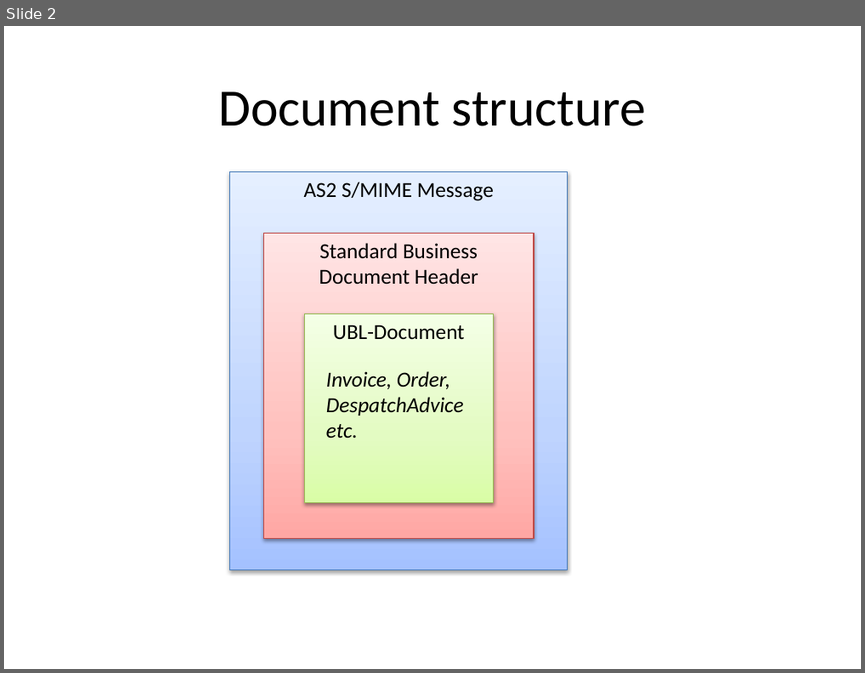
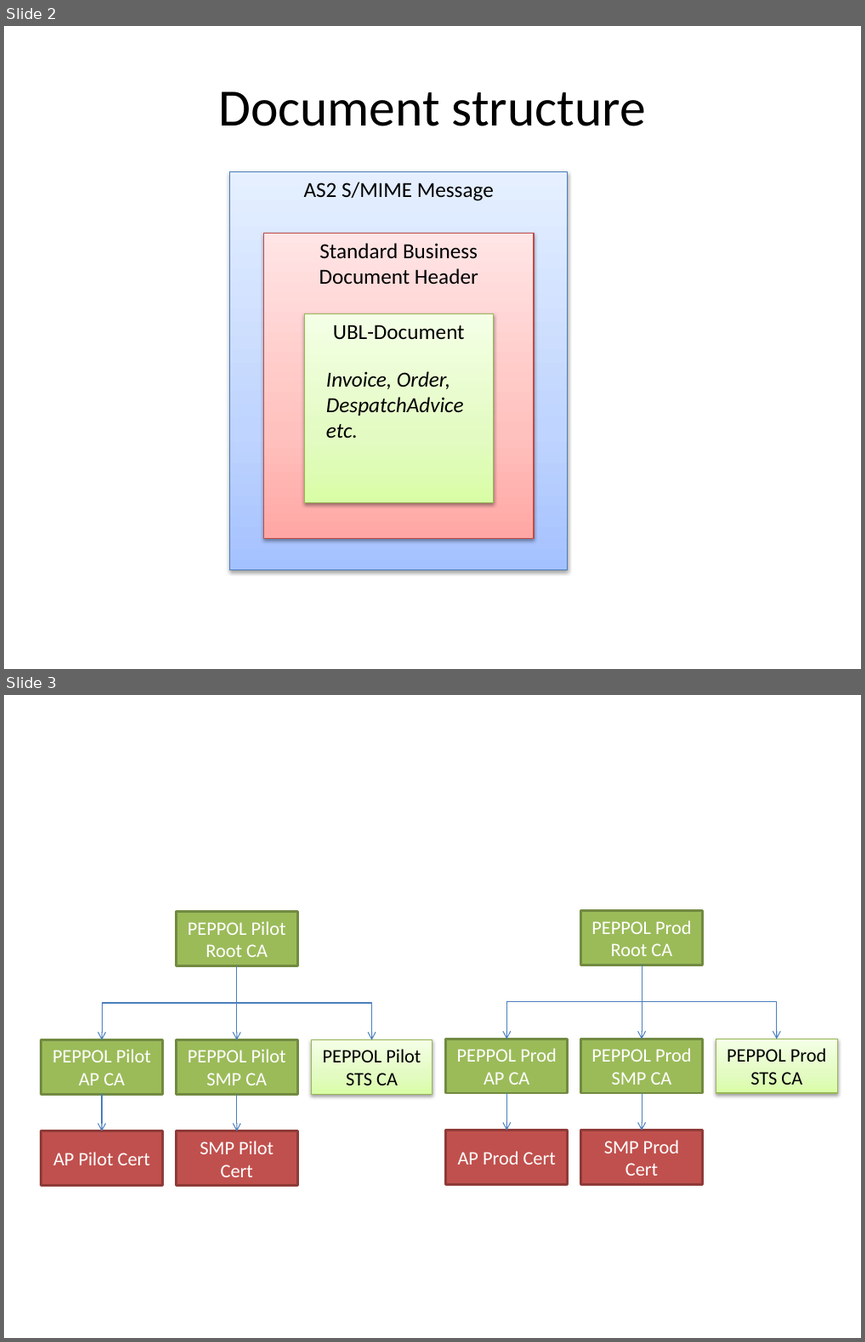
Before and after one commit to phax/peppol-practical, a slide deck: docs/PEPPOL practical.pptx. Shown one above the other, each under a label of ours: slide 2 before the commit, slides 2 and 3 after it. The pictures are 865x673 and 865x1342 pixels, drawn with LibreOffice and Linux fonts; fonts in the diff are those of the drawing. Boxes give left, top, right and bottom in pixels: in the first picture for what was removed or moved away, otherwise in the second. Text is boxed around its words. In the diff, an @@ line names an element or a change of style, - is before the commit and + after.

Commit message:
Started page on PEPPOL PKI

```diff
--- a/docs/PEPPOL practical.pptx
+++ b/docs/PEPPOL practical.pptx
@@ slide 3 added at (4,695,861,1338), background #FFFFFF @@
@@ rectangle added at (177,912,298,966), fill #9BBB59, outline #738A42 2 pt, 16 pt, text #FFFFFF @@
+PEPPOL Pilot Root CA
@@ rectangle added at (580,911,703,965), fill #9BBB59, outline #738A42 2 pt, 16 pt, text #FFFFFF @@
+PEPPOL Prod Root CA
@@ elbow arrow added from (237, 966) to (102, 1039), #4B7EBC 0.75 pt @@
@@ elbow arrow added from (237, 966) to (371, 1039), #4B7EBC 0.75 pt @@
@@ arrow added from (237, 966) to (237, 1039), #4B7EBC 0.75 pt @@
@@ elbow arrow added from (642, 965) to (507, 1038), #4B7EBC 0.75 pt @@
@@ elbow arrow added from (642, 965) to (777, 1038), #4B7EBC 0.75 pt @@
@@ arrow added from (642, 965) to (642, 1038), #4B7EBC 0.75 pt @@
@@ rectangle added at (41,1039,162,1094), fill #9BBB59, outline #738A42 2 pt, 16 pt, text #FFFFFF @@
+PEPPOL Pilot AP CA
@@ rectangle added at (177,1039,298,1094), fill #9BBB59, outline #738A42 2 pt, 16 pt, text #FFFFFF @@
+PEPPOL Pilot SMP CA
@@ rectangle added at (311,1039,432,1094), fill gradient #DAFDA7 to #E4FCC2 to #F5FFE7, outline #98B955 0.75 pt, 16 pt, text #000000 @@
+PEPPOL Pilot STS CA
@@ rectangle added at (446,1038,568,1093), fill #9BBB59, outline #738A42 2 pt, 16 pt, text #FFFFFF @@
+PEPPOL Prod AP CA
@@ rectangle added at (580,1038,703,1093), fill #9BBB59, outline #738A42 2 pt, 16 pt, text #FFFFFF @@
+PEPPOL Prod SMP CA
@@ rectangle added at (716,1038,838,1093), fill gradient #DAFDA7 to #E4FCC2 to #F5FFE7, outline #98B955 0.75 pt, 16 pt, text #000000 @@
+PEPPOL Prod STS CA
@@ arrow added from (102, 1094) to (102, 1131), #4B7EBC 0.75 pt @@
@@ arrow added from (237, 1094) to (237, 1131), #4B7EBC 0.75 pt @@
@@ arrow added from (507, 1093) to (507, 1130), #4B7EBC 0.75 pt @@
@@ arrow added from (642, 1093) to (642, 1130), #4B7EBC 0.75 pt @@
@@ rectangle added at (41,1131,162,1185), fill #C0504D, outline #8E3B39 2 pt, 16 pt, text #FFFFFF @@
+AP Pilot Cert
@@ rectangle added at (177,1131,298,1185), fill #C0504D, outline #8E3B39 2 pt, 16 pt, text #FFFFFF @@
+SMP Pilot Cert
@@ rectangle added at (446,1130,568,1185), fill #C0504D, outline #8E3B39 2 pt, 16 pt, text #FFFFFF @@
+AP Prod Cert
@@ rectangle added at (580,1130,703,1185), fill #C0504D, outline #8E3B39 2 pt, 16 pt, text #FFFFFF @@
+SMP Prod Cert
```
Also in this commit, not shown: 4 other files.
